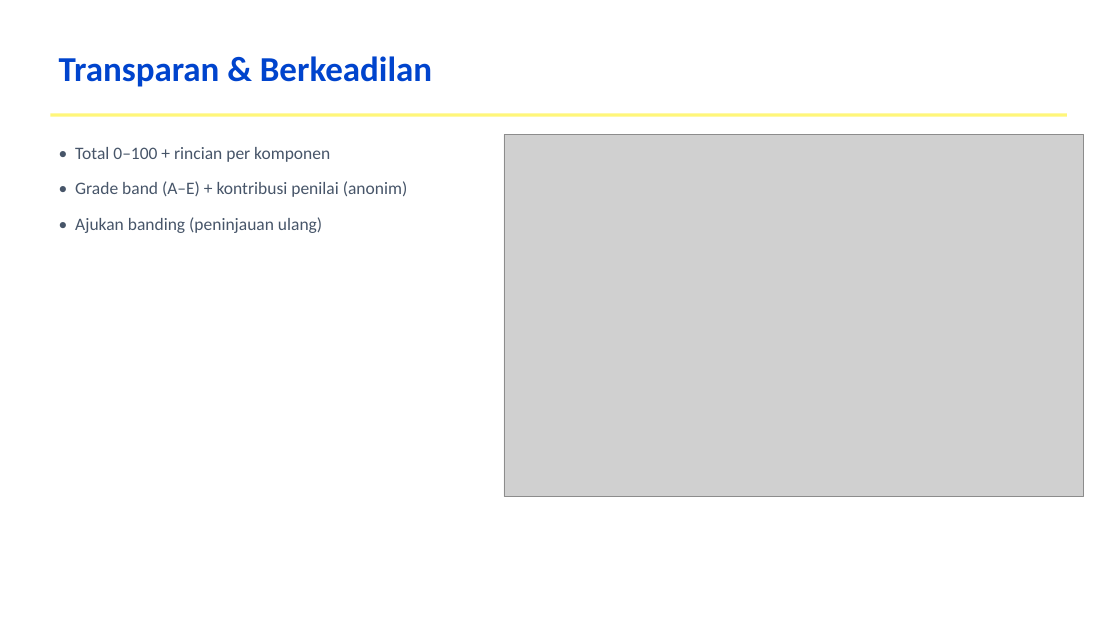
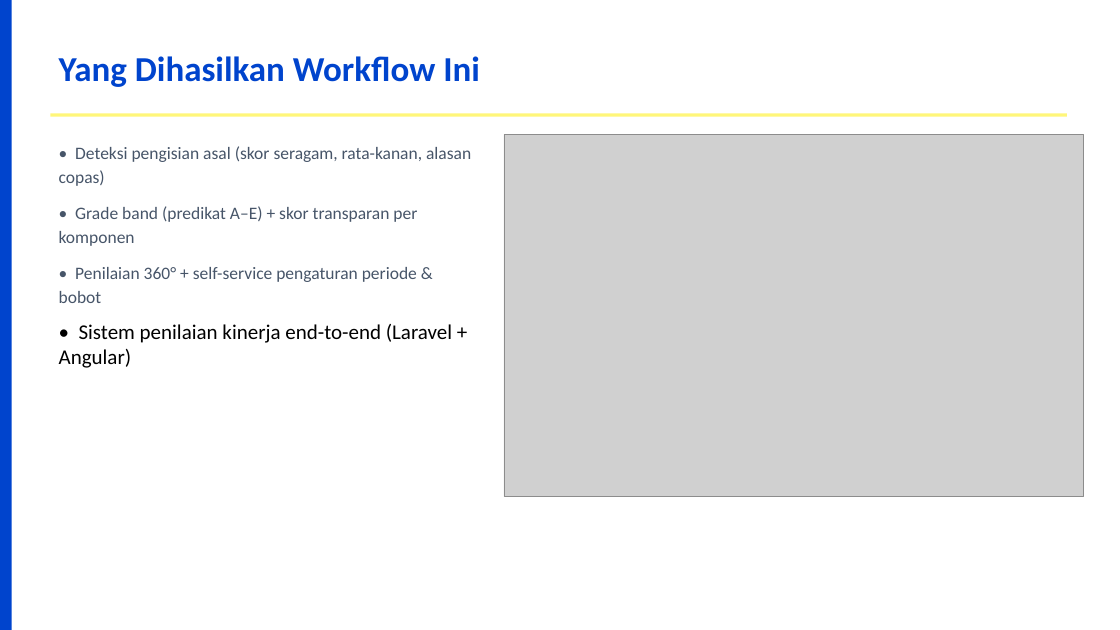
Before and after one commit to dhenta312/hackathon-appraisal, a slide deck: slide 7 of Presentasi-Penilaian-Kinerja.pptx. Drawn at 1120x630 pixels with LibreOffice and Linux fonts; fonts in the diff are those of the drawing; grey boxes stand for pictures. Boxes give left, top, right and bottom in pixels: in the first picture for what was removed or moved away, otherwise in the second. Text is boxed around its words. In the diff, an @@ line names an element or a change of style, - is before the commit and + after.

```diff
--- a/Presentasi-Penilaian-Kinerja.pptx
+++ b/Presentasi-Penilaian-Kinerja.pptx
@@ rectangle added at box(0, 0, 12, 630), fill #0044CD @@
@@ text at box(59, 56, 480, 87): text changed @@
-Transparan & Berkeadilan
+Yang Dihasilkan Workflow Ini
@@ text at box(59, 146, 471, 368): text changed @@
-• Total 0–100 + rincian per komponen
-• Grade band (A–E) + kontribusi penilai (anonim)
-• Ajukan banding (peninjauan ulang)
+• Deteksi pengisian asal (skor seragam, rata-kanan, alasan copas)
+• Grade band (predikat A–E) + skor transparan per komponen
+• Penilaian 360° + self-service pengaturan periode & bobot
+• Sistem penilaian kinerja end-to-end (Laravel + Angular)
```
Also in this commit, not shown: 1 other slide changed, 7 slides added, 9 slides removed, 2 other files.
